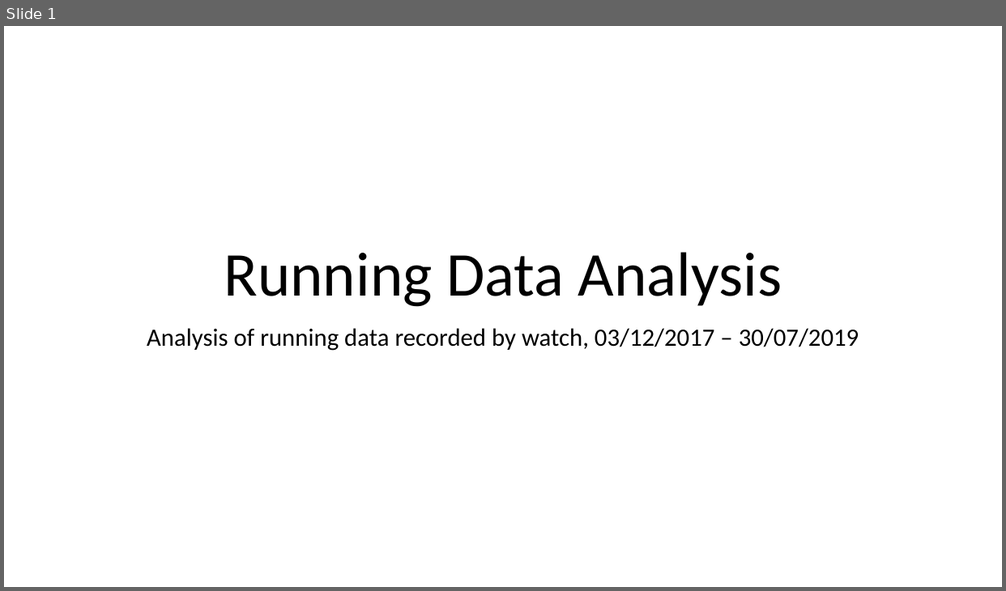
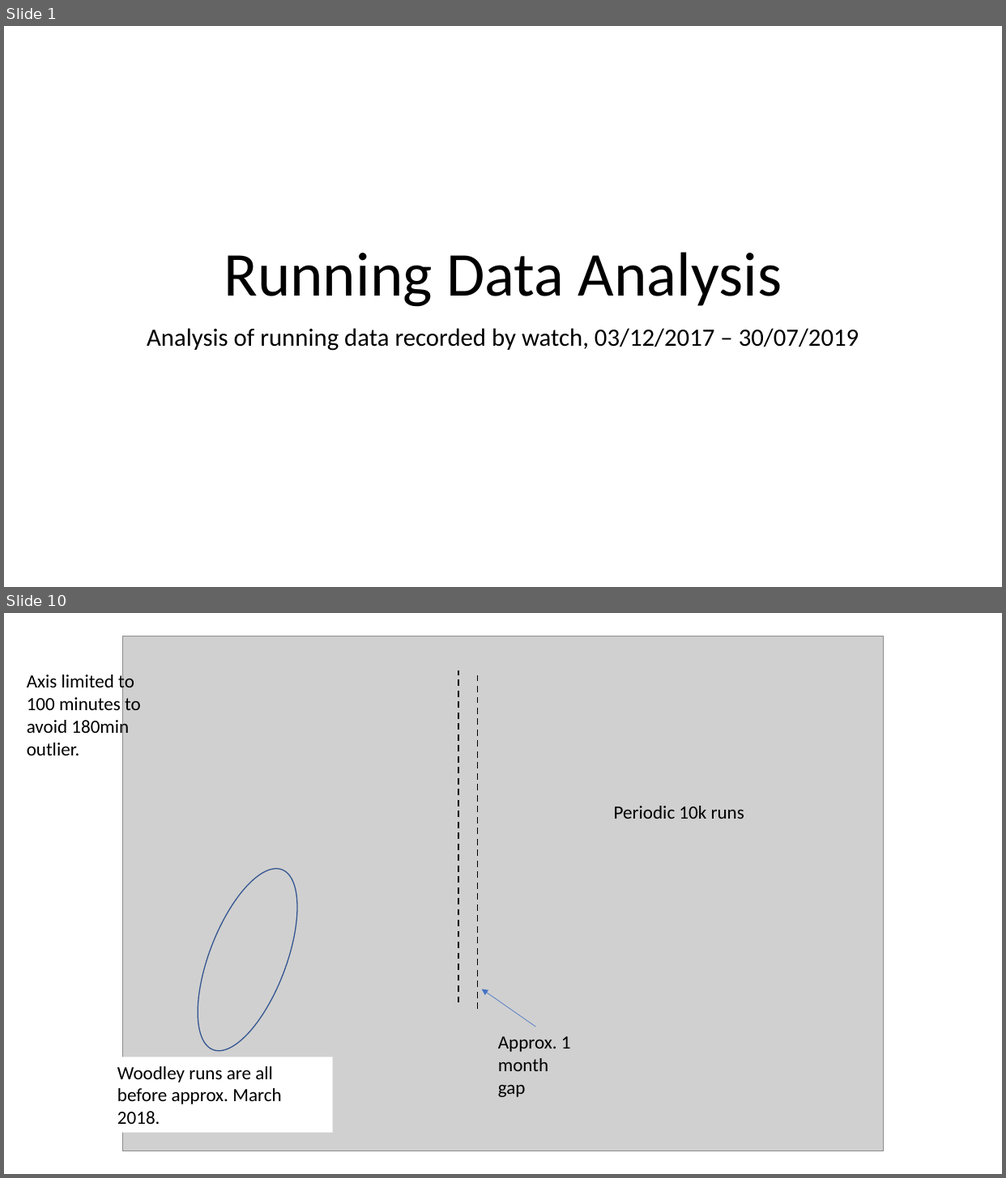
Before and after one commit to EdwinB12/Running, a slide deck: Data_Summary.pptx. Shown one above the other, each under a label of ours: slide 1 before the commit, slides 1 and 10 after it; the slides between them are not shown. The pictures are 1006x591 and 1006x1178 pixels, drawn with LibreOffice and Linux fonts; fonts in the diff are those of the drawing; grey boxes stand for pictures. Boxes give left, top, right and bottom in pixels: in the first picture for what was removed or moved away, otherwise in the second. Text is boxed around its words. In the diff, an @@ line names an element or a change of style, - is before the commit and + after.

```diff
--- a/Data_Summary.pptx
+++ b/Data_Summary.pptx
@@ slide 10 added at (x1=4, y1=613, x2=1002, y2=1174), background #FFFFFF @@
@@ picture added at (x1=122, y1=636, x2=884, y2=1152) @@
@@ text added at (x1=27, y1=672, x2=141, y2=756), 18 pt, text #000000 @@
+Axis limited to 100 minutes to avoid 180min outlier.
@@ line added from (459, 1003) to (459, 671), #000000 1.5 pt dashed @@
@@ line added from (478, 1009) to (478, 671), #000000 1.5 pt dashed @@
@@ text added at (x1=614, y1=806, x2=744, y2=819), 18 pt, text #000000 @@
+Periodic 10k runs
@@ ellipse added at (x1=177, y1=856, x2=318, y2=1064), outline #325491 1 pt @@
@@ arrow added from (535, 1027) to (482, 990), #4472C4 0.5 pt @@
@@ text added at (x1=498, y1=1037, x2=571, y2=1097), 18 pt, text #000000 @@
+Approx. 1 month gap
@@ rectangle added at (x1=110, y1=1058, x2=333, y2=1133), fill #FFFFFF, 18 pt, text #000000 @@
+Woodley runs are all before approx. March 2018.
```
Also in this commit, not shown: 1 slide changed, 13 other slides added, 5 other files.
